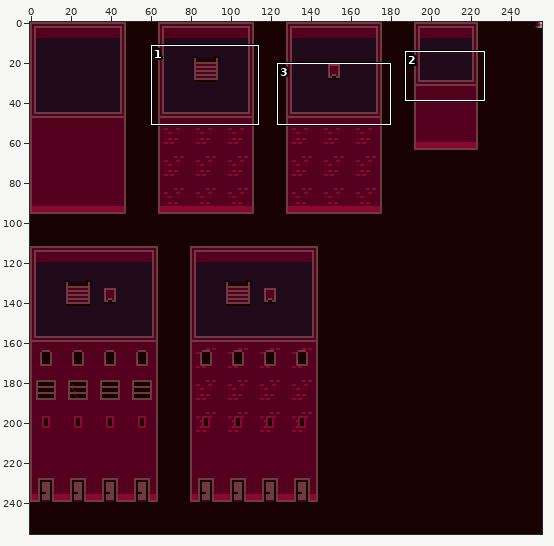
Two states of a sprite sheet, assets/tiles/buildings.png. Above, an overview of the earlier version with the close-up marked.
Close-up. Before:
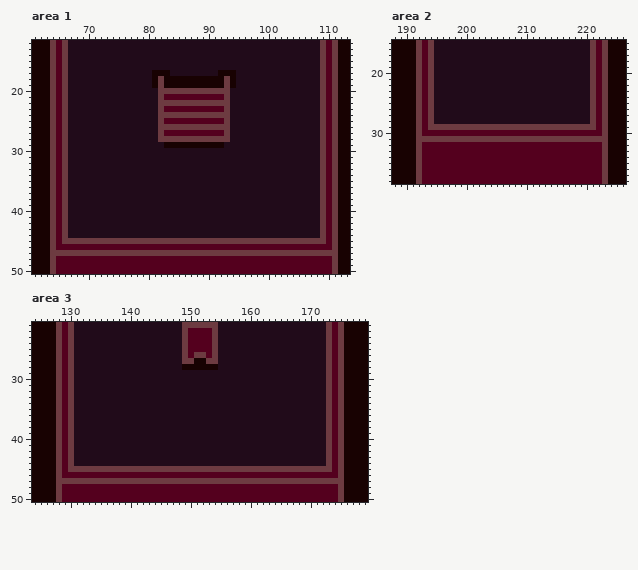
The file is 256x256 pixels. Shown: area 1: x 61..113, y 12..50; area 2: x 188..226, y 15..38; area 3: x 124..179, y 21..50. The commit also changed other parts of the picture, which this record leaves out.
After:
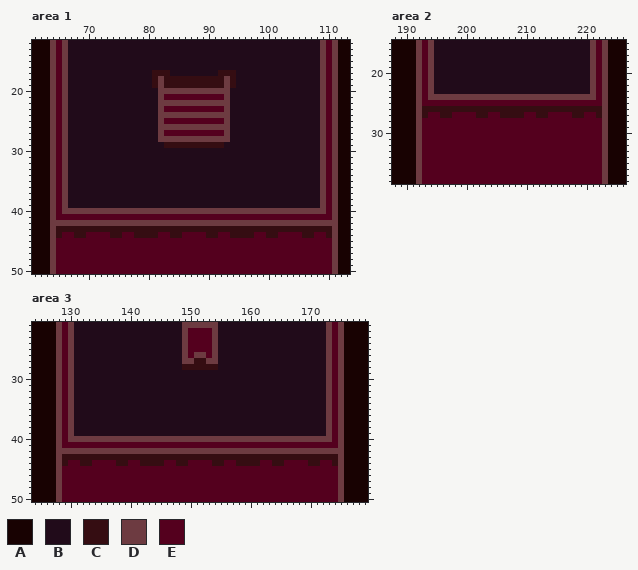
Palette (. is transparent): A #180202  B #210b1a  C #350d12  D #6d3b41  E #54001e
From old to new:
Changed rows in their new state; - is an unchanged pixel.
Area 1:
first column x 81:
17 CCC--------CCC
18 C-CCCCCCCCCC-C
19 C-CCCCCCCCCC-C
first column x 83:
29 CCCCCCCCCC
first column x 65:
40 --DDDDDDDDDDDDDDDDDDDDDDDDDDDDDDDDDDDDDDDDDD--
41 -EEEEEEEEEEEEEEEEEEEEEEEEEEEEEEEEEEEEEEEEEEEE-
42 D-DDDDDDDDDDDDDDDDDDDDDDDDDDDDDDDDDDDDDDDDDD-D
43 CCCCCCCCCCCCCCCCCCCCCCCCCCCCCCCCCCCCCCCCCCCCCC
44 CEECCEEEECCEECCCCEECCEEEECCEECCCCEECCEEEECCEEC
45 -EEEEEEEEEEEEEEEEEEEEEEEEEEEEEEEEEEEEEEEEEEEE-
47 EEEEEEEEEEEEEEEEEEEEEEEEEEEEEEEEEEEEEEEEEEEEEE
Area 2:
first column x 193:
24 --DDDDDDDDDDDDDDDDDDDDDDDDDD--
25 -EEEEEEEEEEEEEEEEEEEEEEEEEEEE-
26 CCCCCCCCCCCCCCCCCCCCCCCCCCCCCC
27 CEECCEEEECCEECCCCEECCEEEECCEEC
28 -EEEEEEEEEEEEEEEEEEEEEEEEEEEE-
29 -EEEEEEEEEEEEEEEEEEEEEEEEEEEE-
31 EEEEEEEEEEEEEEEEEEEEEEEEEEEEEE
Area 3:
first column x 149:
27 --CC--
28 CCCCCC
first column x 129:
40 --DDDDDDDDDDDDDDDDDDDDDDDDDDDDDDDDDDDDDDDDDD--
41 -EEEEEEEEEEEEEEEEEEEEEEEEEEEEEEEEEEEEEEEEEEEE-
42 D-DDDDDDDDDDDDDDDDDDDDDDDDDDDDDDDDDDDDDDDDDD-D
43 CCCCCCCCCCCCCCCCCCCCCCCCCCCCCCCCCCCCCCCCCCCCCC
44 CEECCEEEECCEECCCCEECCEEEECCEECCCCEECCEEEECCEEC
45 -EEEEEEEEEEEEEEEEEEEEEEEEEEEEEEEEEEEEEEEEEEEE-
47 EEEEEEEEEEEEEEEEEEEEEEEEEEEEEEEEEEEEEEEEEEEEEE
